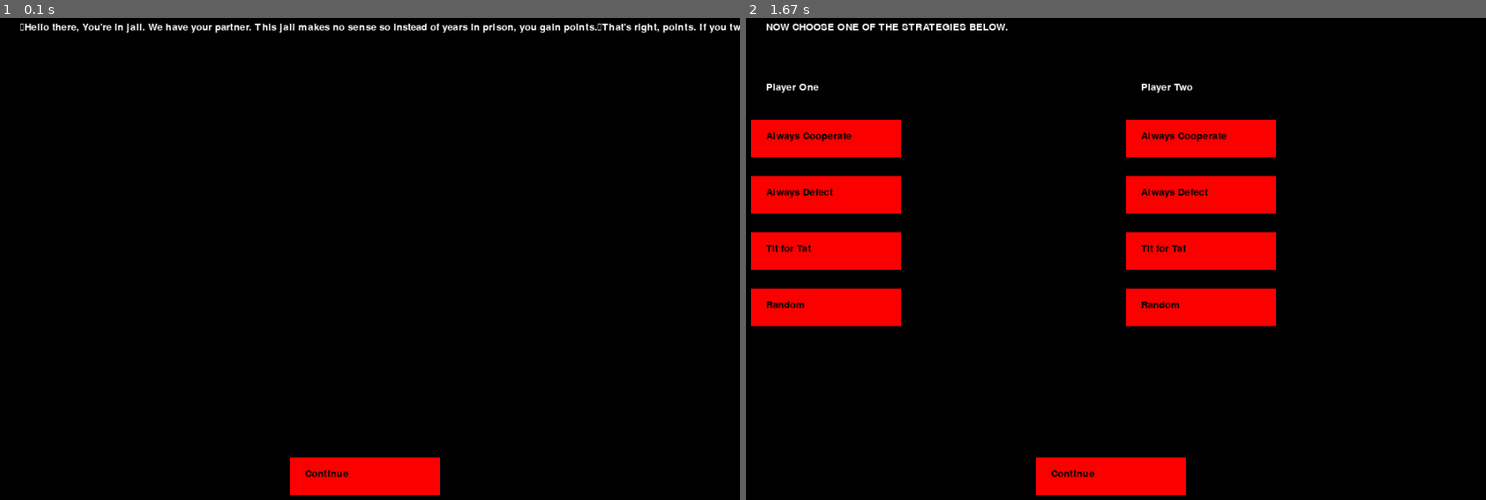
Above: before the commit, frames 1-2 (left to right).
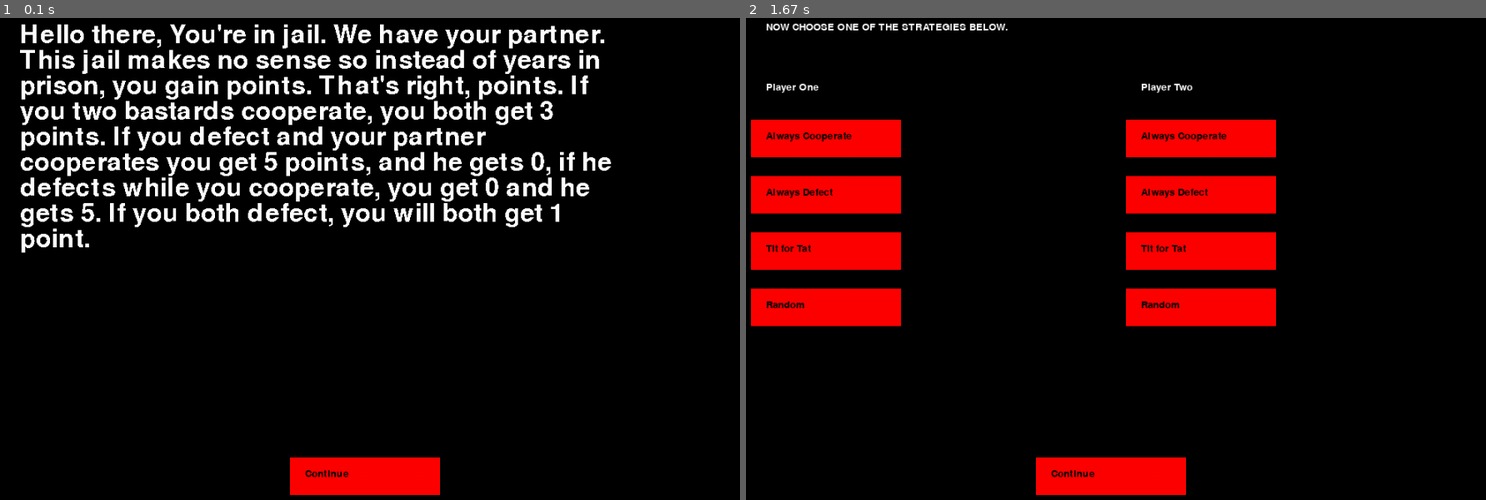
Above: after the commit, the same moments.

Repository: Nowikens/Prisoner-dillema
Game: pygame game, started from Menu.py
Same seed, same stepped clock (60 frames per second), same inputs: the game is played once before the commit and once after it.
Inputs:
- Up to frame 1 (0.1 s): no input
- Up to frame 2 (1.67 s): click "Continue" at 0.38 s

The runs differ from the first frame. In frame 1, 11% of the frame differs, in the area x 2-100%, y 1-49%; in frame 2, nothing differs.

Commit message:
text in Menu is folding now

Diff:
--- a/Menu.py
+++ b/Menu.py
@@ -7,6 +7,36 @@
 screen = pygame.display.set_mode((1000, 700))
 
 font = pygame.font.SysFont(None, 20)
+font2 = pygame.font.SysFont(None, 50)
+
+
+def draw_wraped_text(text, font, color, surface, rect, aa=False, bkg=None):
+        rect = pygame.Rect(rect)
+        x = rect.left
+        y = rect.top
+        lineSpacing = -2
+
+        fontHeight = font.size("Tg")[1]
+        while text:
+                i = 1
+                if y + fontHeight > rect.bottom:
+                        break
+                while font.size(text[:i])[0] < rect.width and i < len(text):
+                        i += 1
+
+                if i < len(text):
+                        i = text.rfind(" ", 0, i) + 1
+
+                if bkg:
+                        image = font.render(text[:i], 1, color, bkg)
+                        image.set_colorkey(bkg)
+                else:
+                        image = font.render(text[:i], aa, color)
+                surface.blit(image, (x, y))
+                y += fontHeight + lineSpacing
+                text = text[i:]
+        return text
+
 
 def draw_text(text, font, color, surface, x, y):
         textobj = font.render(text, 1, color)
@@ -14,18 +44,17 @@
         textrect.topleft = (x, y)
         surface.blit(textobj, textrect)
 
+
+info = "Hello there, You're in jail. We have your partner. This jail makes no sense so instead of years in prison, you gain points. That's right, points. If you two bastards cooperate, you both get 3 points. If you defect and your partner cooperates you get 5 points, and he gets 0, if he defects while you cooperate, you get 0 and he gets 5. If you both defect, you will both get 1 point."
+
+
 click = False
 
 def main_menu():
         while True:
 
                 screen.fill((0,0,0))
-                draw_text("""
-Hello there, You're in jail. We have your partner. This jail makes no sense so instead of years in prison, you gain points.
-That's right, points. If you two bastards cooperate, you both get 3 points. If you defect and your partner cooperates you
-get 5 points, and he gets 0, if he defects while you cooperate, you get 0 and he gets 5. If you both defect, you will both get 1 point.
-""",
-                          font, (255, 255, 255), screen, 40, 20)
+                draw_wraped_text(info, font2, (255, 255, 255), screen, (40, 20, 800, 500))
 
                 mx, my = pygame.mouse.get_pos()
 
